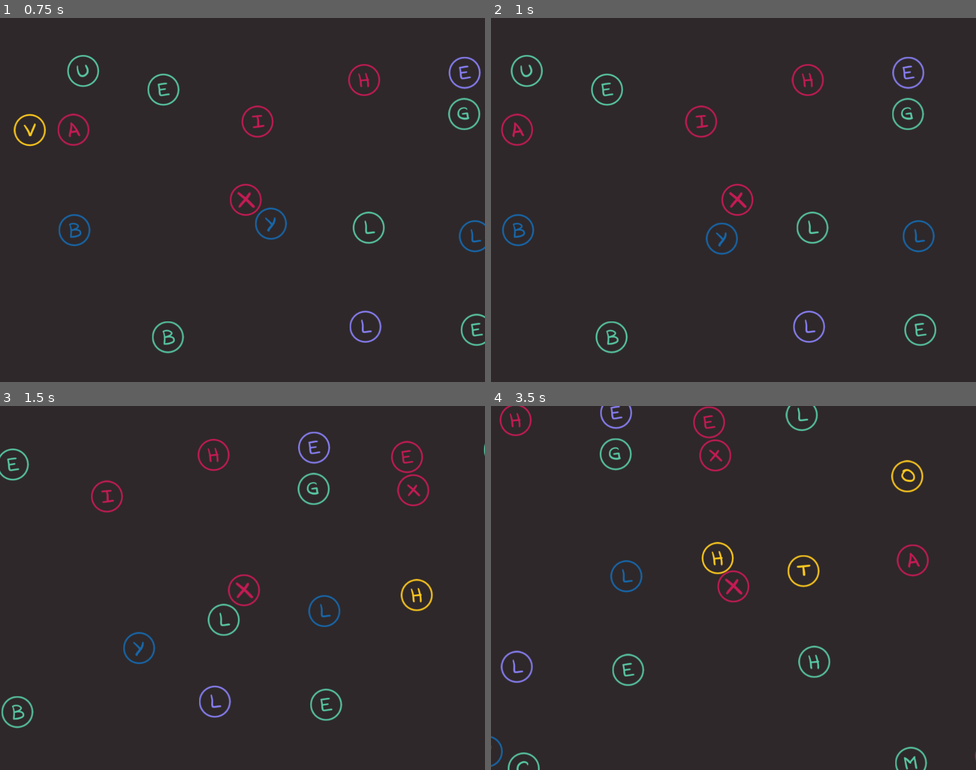
Above: before the commit, frames 1-4 (two rows, left to right).
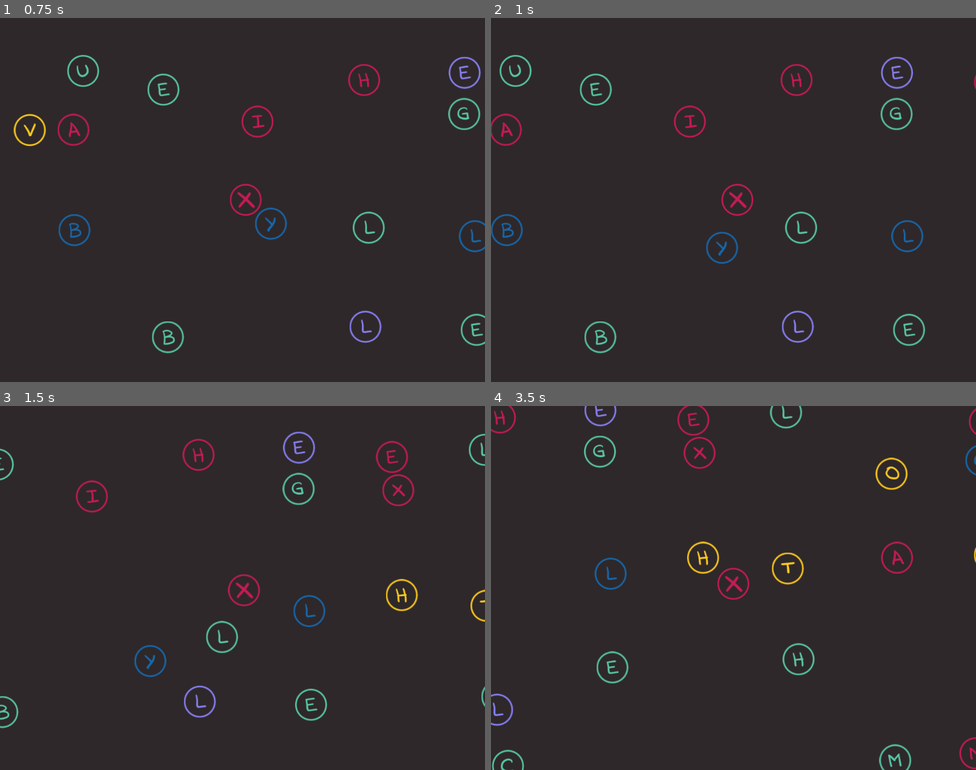
Above: after the commit, the same moments.

Repository: gontzalve/SSLS
Game: Godot game, scene res://scenes/game/main/main.tscn
The game is run twice, just before and just after one commit, with the same random seed, the same clock (stepped at 60 frames per second) and the same inputs.
Inputs (mouse positions are in pixels of both pictures, inside the frame that each line leads up to):
- Up to frame 1 (0.75 s): tap Enter at 0.5 s; move the mouse to (349, 181) at 0.52 s; hold D (move_right) from 0.53 s (still down); click (349, 181) at 0.6 s
- Up to frame 2 (1 s): keep holding D (move_right)
- Up to frame 3 (1.5 s): move the mouse to (145, 606) at 1.27 s; release D (move_right) at 1.28 s; hold S (move_down) from 1.28 s (still down); tap Mouse wheel up (zoom_in) at 1.35 s
- Up to frame 4 (3.5 s): move the mouse to (782, 507) at 2.02 s; release S (move_down) at 2.03 s; hold D (move_right) 2.03-2.78 s; tap Mouse wheel down (zoom_out) at 2.1 s; move the mouse to (709, 660) at 2.77 s; hold W (move_up) from 2.78 s (still down); click (709, 660) at 2.85 s

Frame 1 is identical in both runs. In frame 2, 4.0% of the frame differs, in the area x 0-100%, y 10-93%; in frame 3, 4.2%; in frame 4, 4.9%, in the area x 0-100%, y 0-100%.

Commit message:
Get physics & collisions feeling good

Diff:
--- a/scenes/game/letter/letter.gd
+++ b/scenes/game/letter/letter.gd
@@ -3,10 +3,12 @@
 @export var color_palette_data: Resource
 @export var letter_textures_data: Resource
 @export var force_magnitude: float
+@export var friction: Vector2
 
 var assigned_letter_char: String
 
 const LETTER_GROUP_NAME: String = "letters"
+const CLOSE_TO_ZERO_SPEED: float = 3
 
 
 func _ready() -> void:
@@ -15,6 +17,7 @@
 
 func _physics_process(delta: float) -> void:
 	_execute_movement(delta)
+	_apply_friction(delta)
 	pass
 
 
@@ -44,10 +47,11 @@
 	var collision: KinematicCollision2D = move_and_collide(velocity * delta)
 	if collision:
 		if collision.get_collider().is_in_group(LETTER_GROUP_NAME):
-			print("colliding with letter")
+			var collision_speed: float = velocity.length() * 0.6
+			collision.get_collider().velocity = collision_speed * -collision.get_normal()
 
 
-func apply_random_force() -> void:
-	var random_dir: Vector2 = Vector2(randf_range(-1, 1), randf_range(-1, 1)).normalized()
-	print(random_dir)
-#	add_constant_central_force(random_dir * force_magnitude)
+func _apply_friction(delta: float) -> void:
+	if velocity.length() < CLOSE_TO_ZERO_SPEED:
+		velocity = Vector2.ZERO
+	velocity -= sign(velocity) * friction * delta
--- a/scenes/game/letter/letter.tscn
+++ b/scenes/game/letter/letter.tscn
@@ -15,6 +15,7 @@
 color_palette_data = ExtResource("2_lpad2")
 letter_textures_data = ExtResource("3_pbucg")
 force_magnitude = 15.0
+friction = Vector2(150, 150)
 
 [node name="LetterSprite" type="Sprite2D" parent="."]
 scale = Vector2(0.75, 0.75)
--- a/scenes/game/player/player.gd
+++ b/scenes/game/player/player.gd
@@ -26,7 +26,7 @@
 	velocity = velocity.move_toward(target_velocity, movement_acceleration * delta)
 	var collision: KinematicCollision2D = move_and_collide(velocity * delta)
 	if collision:
-		var collision_speed: float = velocity.length() * 0.3
+		var collision_speed: float = velocity.length() * 0.6
 		collision.get_collider().velocity = collision_speed * -collision.get_normal()
 #		velocity = velocity.bounce(collision.get_normal()) * 0.2
 
